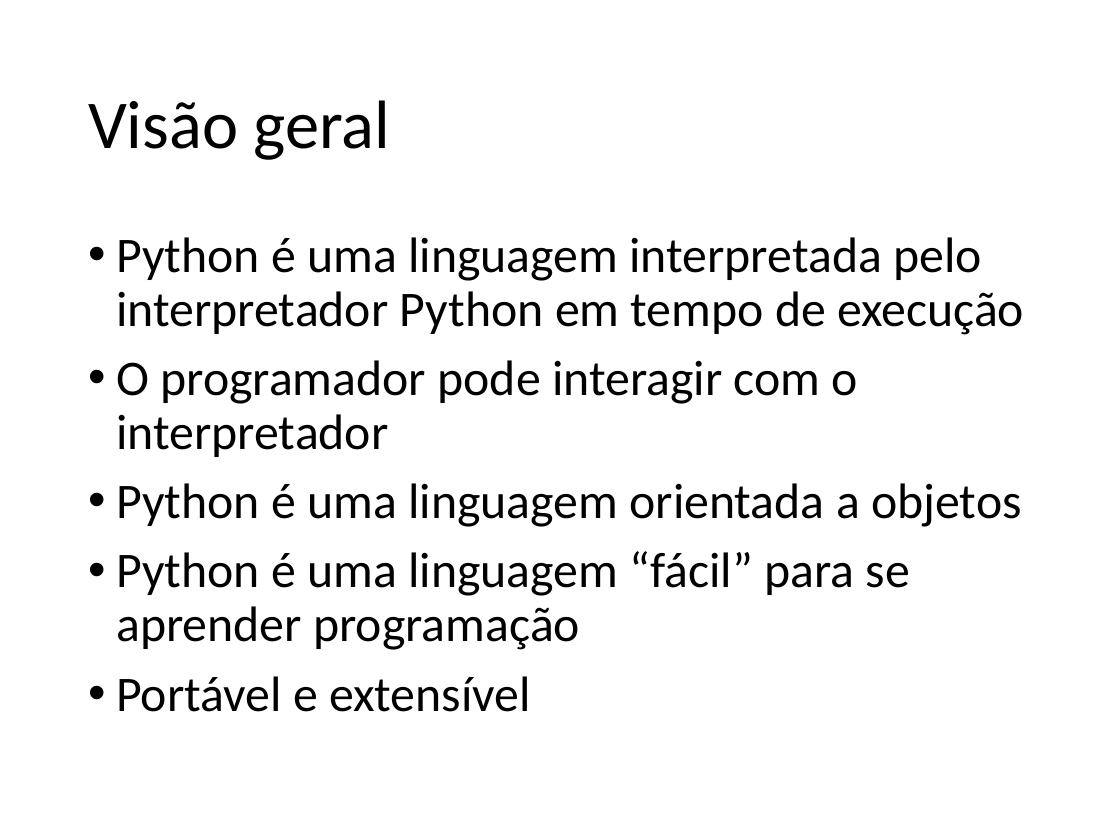
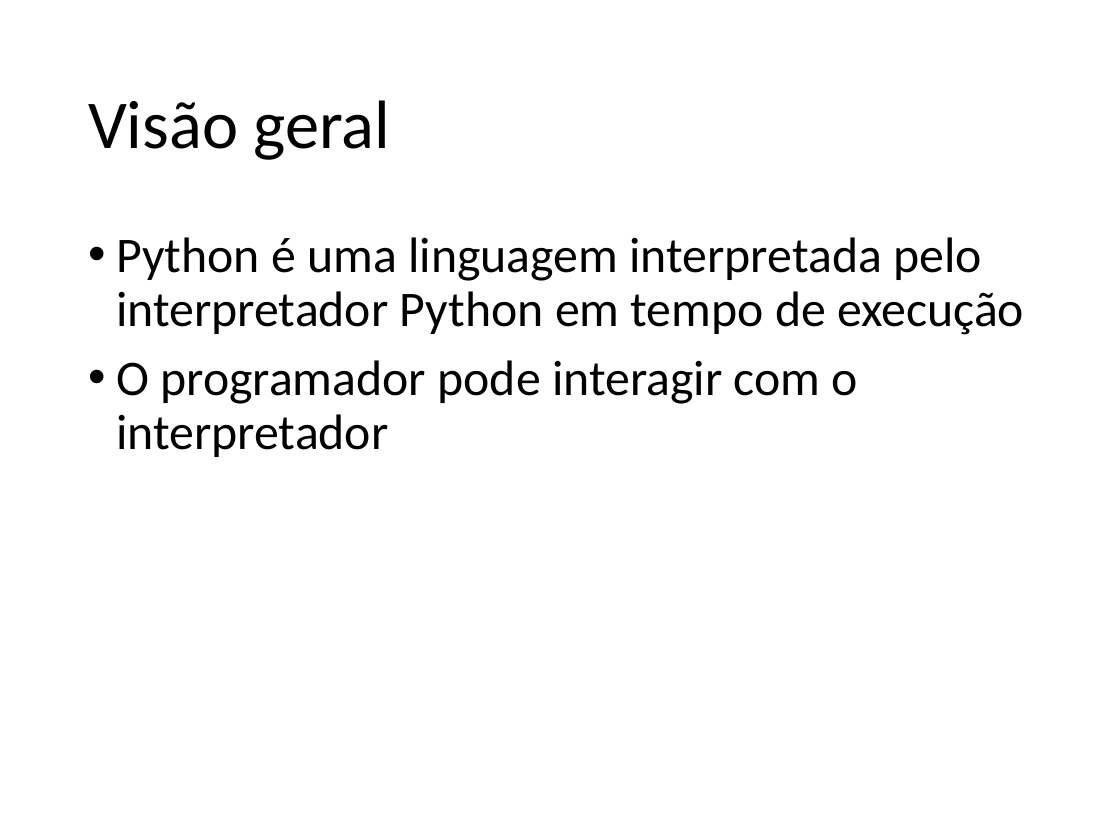
Before and after one commit to fernandoFernandeSantos/minicurso_python_2019, a slide deck: slide 10 of aula.pptx. Drawn at 1120x840 pixels with LibreOffice and Linux fonts; fonts in the diff are those of the drawing. Boxes give left, top, right and bottom in pixels: in the first picture for what was removed or moved away, otherwise in the second. Text is boxed around its words. In the diff, an @@ line names an element or a change of style, - is before the commit and + after.

```diff
--- a/aula.pptx
+++ b/aula.pptx
@@ text at (116, 483, 1022, 712): paragraphs removed @@
-• Python é uma linguagem orientada a objetos
-• Python é uma linguagem “fácil” para se aprender programação
-• Portável e extensível
```
Also in this commit, not shown: 5 other slides changed, 16 slides added.
